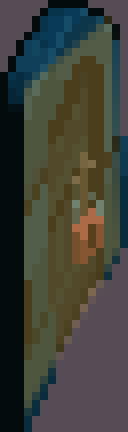
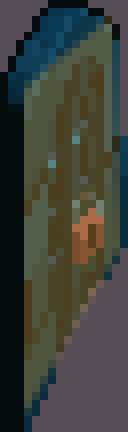
Revision of a layered 128px x 432px image; what changed, layer by layer:
added group "Gate" with 2 layers in group "Castle" over (48, 56, 112, 352)
added layer "RideDoor_Castle_Gate_Left_Closed.png" in group "Gate" over (48, 56, 112, 352)
added layer "RideDoor_Castle_Gate_Left_Open.png" in group "Gate" over (48, 56, 112, 352)
